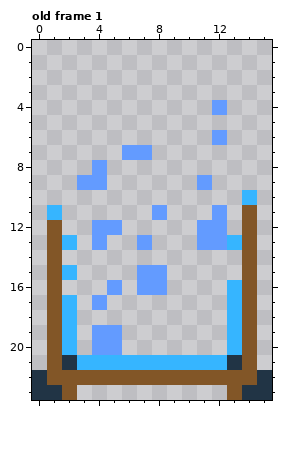
Pixel-art file -- Assets/WorldObjects/Members/Buildings/Recharging/RechargingSquareStation.aseprite. The first picture shows the starting point.
16x24 pixels, 1 frame. Shown: old frame 1. The commit also changed other frames, which this record leaves out.
The result:
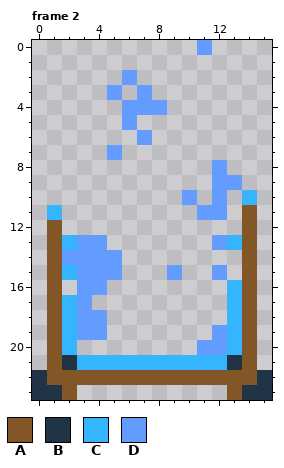
Palette (. is transparent): A #825627  B #213445  C #36b5ff  D #639bff
A new or re-ordered frame is compared with the old frame closest to it.
What changed:
frames 1 -> 8
layer "Fizzles" added
layer "Layer 1" removed
Changed rows in their new state; - is an unchanged pixel.
Frame 2 is new; against old frame 1:
first column x 2:
 0 ---------D--
 2 ----D-------
 3 ---D-D------
 4 ----DDD---.-
 5 ----D-------
 6 -----D----.-
 7 ---D..------
 8 --.-------D-
 9 -..------.DD
10 --------D-D-
11 ------.--D--
12 --..-----..-
13 -D---.---.--
14 DDDD--------
15 -DDD-..D--D-
16 -DD.-..-----
17 -D.---------
18 -DD---------
19 -D-.------D-
20 --..-----DD-
Changed places in both pictures, as pixel boxes (x1, y1, x2, y2):
changed: (62, 40, 242, 355)
